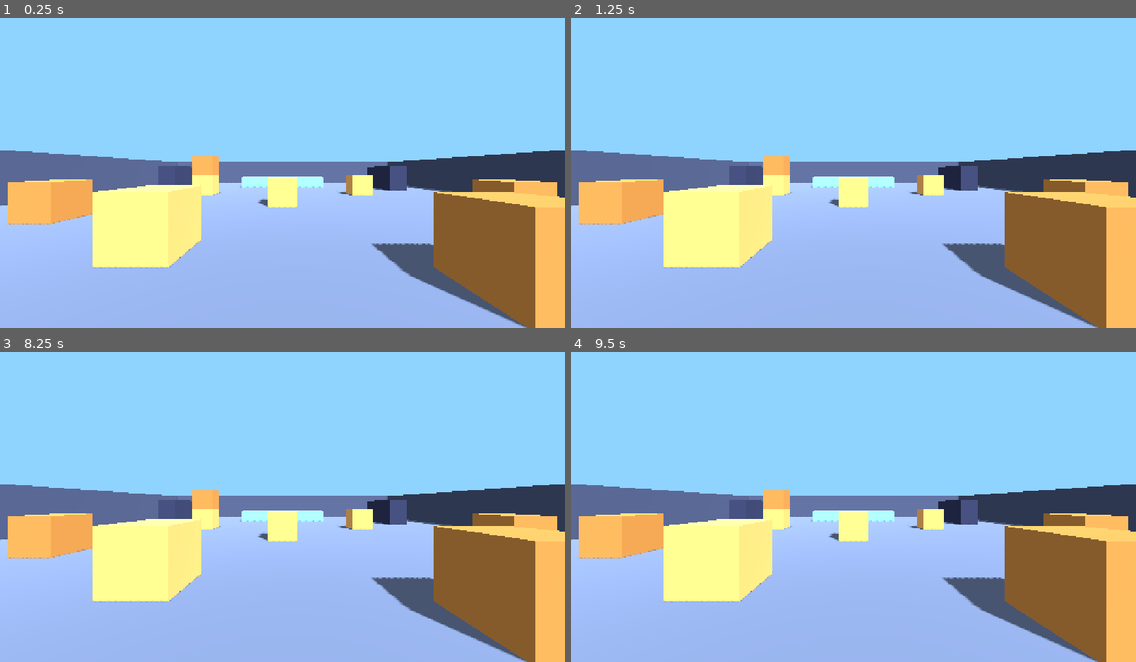
Above: before the commit, frames 1-4 (two rows, left to right).
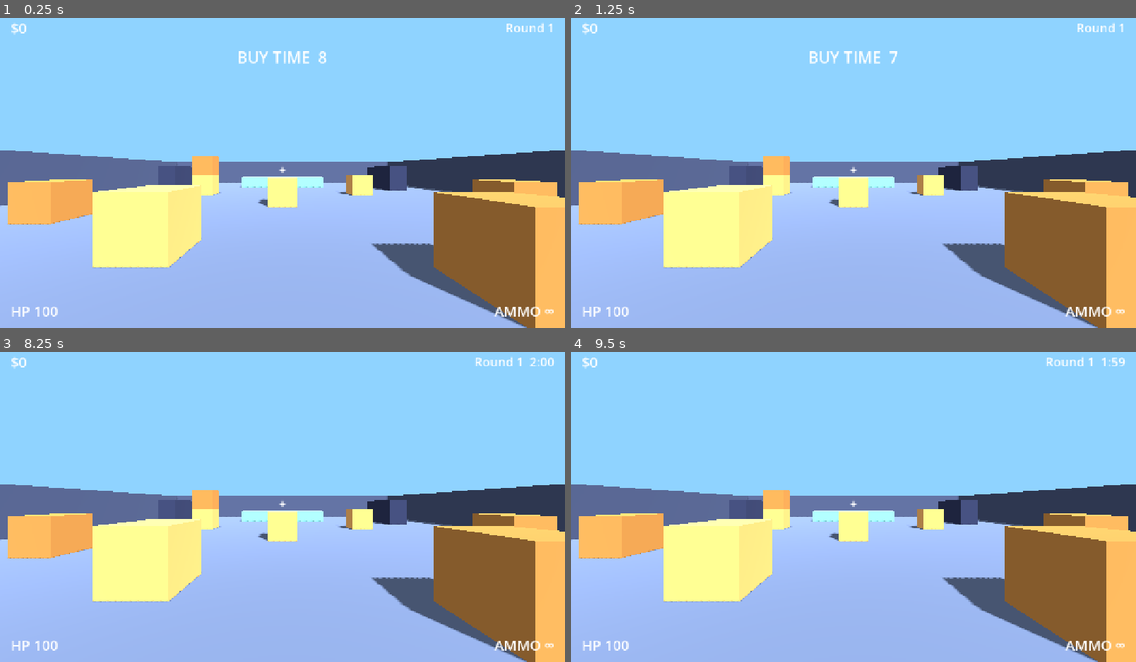
Above: after the commit, the same moments.

Repository: yeahlolnice/PixleShooterIdle
Game: Godot game, scene res://scenes/main.tscn
Two runs of this game, one before a commit and one after it. Both use one fixed random seed, a clock stepped at 60 frames per second and the inputs below.
Inputs (mouse positions are in pixels of both pictures, inside the frame that each line leads up to):
- Up to frame 1 (0.25 s): no input
- Up to frame 2 (1.25 s): tap Enter at 0.5 s; move the mouse to (977, 154) at 0.52 s; tap T (chat) at 0.6 s; click (977, 154) at 0.67 s; tap Space (jump) at 0.77 s
- Up to frame 3 (8.25 s): tap Space (jump) at 1.25, 2.75, 3.77, 4.25, 6.77 s; drag from (169, 519) to (254, 565) at 1.27 s; tap Enter at 2, 3.5 s; move the mouse to (339, 432) at 2.02 s; tap Alt at 2.1, 5.1, 8.1 s; click (339, 432) at 2.17 s; drag from (254, 565) to (113, 457) at 2.77 s; move the mouse to (452, 550) at 3.52 s; tap T (chat) at 3.6, 6.6 s; click (452, 550) at 3.67 s; drag from (113, 457) to (197, 423) at 4.27 s; move the mouse to (310, 503) at 5.02 s; click (310, 503) at 5.17 s; drag from (197, 423) to (169, 519) at 5.77 s; move the mouse to (406, 488) at 6.52 s; click (406, 488) at 6.67 s; drag from (169, 519) to (254, 565) at 7.27 s; move the mouse to (339, 432) at 8.02 s; click (339, 432) at 8.17 s
- Up to frame 4 (9.5 s): drag from (825, 565) to (684, 457) at 8.77 s

The runs differ from the first frame. In frame 1, 0.7% of the frame differs, in the area x 2-98%, y 1-97%; in frame 2, 0.7%; in frame 3, 0.5%; in frame 4, 0.5%.

Commit message:
Add round loop, MatchTracker, kill cash and HUD
Co-Authored-By: Claude Sonnet 5.5 <noreply@anthropic.com>

Diff:
--- a/autoload/event_bus.gd
+++ b/autoload/event_bus.gd
@@ -36,6 +36,9 @@
 ## Round state machine moved. state is one of ROUND_*.
 ## info: {round: int, duration: float (seconds, 0 if open-ended)}
 signal round_state_changed(state: StringName, info: Dictionary)
+## A round ended. summary: MatchTracker.end_round() dictionary
+## {round, kills, headshots, best_streak, cash, duration_s, deaths}.
+signal round_summary(summary: Dictionary)
 
 # --- Economy / progression ----------------------------------------------------
 ## GameState cash changed. delta is negative for spending.
--- /dev/null
+++ b/core/match_tracker.gd
@@ -0,0 +1,103 @@
+class_name MatchTracker
+extends Node
+## Records per-round stats (kills, headshots, streak, time, cash) and applies the
+## kill/death rules to GameState. Cash maths comes from Economy with values from
+## data/economy.json; nothing is tuned here.
+##
+## Wire-up: add as a node; it listens to EventBus.bot_killed / player_died itself.
+## Tests call record_kill / record_death directly.
+
+## Arena whose cash_mult applies; set by Main / RoundController.
+var arena_id := ""
+var streak := 0
+var round_number := 0
+var kills := 0
+var headshots := 0
+var best_streak := 0
+var cash_earned := 0.0
+var deaths := 0
+var time_s := 0.0
+var _running := false
+
+
+func _ready() -> void:
+	EventBus.bot_killed.connect(_on_bot_killed)
+	EventBus.player_died.connect(_on_player_died)
+
+
+func start_round(number: int) -> void:
+	round_number = number
+	kills = 0
+	headshots = 0
+	best_streak = streak  # streak survives rounds; only death resets it
+	cash_earned = 0.0
+	deaths = 0
+	time_s = 0.0
+	_running = true
+
+
+func tick(delta: float) -> void:
+	if _running:
+		time_s += delta
+
+
+## Stops the clock and returns the summary for the HUD.
+func end_round() -> Dictionary:
+	_running = false
+	return summary()
+
+
+func summary() -> Dictionary:
+	return {
+		"round": round_number,
+		"kills": kills,
+		"headshots": headshots,
+		"best_streak": best_streak,
+		"cash": cash_earned,
+		"duration_s": time_s,
+		"deaths": deaths,
+	}
+
+
+## Cash for a kill at the current streak (streak = kills before this one).
+func kill_value(headshot: bool, bot_type := "") -> float:
+	var rules: Dictionary = DataRegistry.economy()["kill_reward"]
+	var mults := rules.duplicate()
+	var arena := DataRegistry.arena(arena_id) if arena_id != "" else {}
+	mults["global_mult"] = float(arena.get("cash_mult", 1.0))
+	var base := float(rules["base_cash"])
+	if bot_type != "":
+		base *= float(DataRegistry.bot(bot_type).get("cash_mult", 1.0))
+	return Economy.cash_per_kill(base, headshot, streak, mults)
+
+
+## Credits cash and kill counters, then extends the streak. Returns cash paid.
+func record_kill(headshot: bool, bot_type := "") -> float:
+	var cash := kill_value(headshot, bot_type)
+	GameState.add_cash(cash)
+	GameState.add_kill()
+	streak += 1
+	kills += 1
+	best_streak = maxi(best_streak, streak)
+	if headshot:
+		headshots += 1
+	cash_earned += cash
+	return cash
+
+
+## Death penalty: streak and gun only. Cash and kill totals are untouched.
+func record_death() -> void:
+	streak = 0
+	deaths += 1
+	GameState.clear_loadout()
+	var starter := DataRegistry.starter_gun_id()
+	GameState.equipped_gun_id = starter
+	EventBus.gun_equipped.emit(starter)
+
+
+func _on_bot_killed(_bot: Node, info: Dictionary) -> void:
+	record_kill(bool(info.get("headshot", false)), String(info.get("bot_type", "")))
+
+
+func _on_player_died(_info: Dictionary) -> void:
+	record_death()
--- /dev/null
+++ b/core/round_controller.gd
@@ -0,0 +1,120 @@
+class_name RoundController
+extends Node
+## Round state machine: freeze -> live -> summary -> freeze. Durations come from
+## economy.json "round". Time is injected through advance(delta) so tests can
+## drive it; _process forwards the real frame delta.
+##
+## Bots are not owned here: the controller asks for waves via
+## spawn_wave_requested and the composition root (Main) spawns them.
+
+signal spawn_wave_requested(count: int, bot_types: Array)
+signal clear_bots_requested()
+## Player should be placed at a spawn point and re-enabled.
+signal respawn_requested()
+
+var tracker: MatchTracker
+var arena_id := ""
+var state: StringName = &""
+var round_number := 0
+var time_left := 0.0
+var bots_alive := 0
+var wave_size := 0
+var wave_types: Array = []
+var _respawn_in := -1.0
+var running := false
+
+
+func _ready() -> void:
+	EventBus.bot_killed.connect(_on_bot_killed)
+	EventBus.player_died.connect(_on_player_died)
+
+
+func start(arena: String = "") -> void:
+	arena_id = arena if arena != "" else DataRegistry.first_arena_id()
+	var def := DataRegistry.arena(arena_id)
+	wave_size = int(def.get("bots_per_wave", 0)) + GameState.server_slots
+	wave_types = def.get("bot_types", [])
+	if tracker:
+		tracker.arena_id = arena_id
+	round_number = 0
+	running = true
+	_enter(EventBus.ROUND_FREEZE)
+
+
+func _process(delta: float) -> void:
+	if running:
+		advance(delta)
+
+
+func advance(delta: float) -> void:
+	if not running:
+		return
+	if _respawn_in >= 0.0:
+		_respawn_in -= delta
+		if _respawn_in < 0.0:
+			respawn_requested.emit()
+	if tracker:
+		tracker.tick(delta if state == EventBus.ROUND_LIVE else 0.0)
+	time_left -= delta
+	if time_left > 0.0:
+		return
+	match state:
+		EventBus.ROUND_FREEZE:
+			_enter(EventBus.ROUND_LIVE)
+		EventBus.ROUND_LIVE:
+			_enter(EventBus.ROUND_SUMMARY)
+		EventBus.ROUND_SUMMARY:
+			_enter(EventBus.ROUND_FREEZE)
+
+
+func is_freeze() -> bool:
+	return state == EventBus.ROUND_FREEZE
+
+
+func is_live() -> bool:
+	return state == EventBus.ROUND_LIVE
+
+
+func _duration_for(s: StringName) -> float:
+	var r: Dictionary = DataRegistry.economy()["round"]
+	match s:
+		EventBus.ROUND_FREEZE: return float(r["freeze_time_s"])
+		EventBus.ROUND_LIVE: return float(r["live_time_s"])
+	return float(r["summary_time_s"])
+
+
+func _enter(s: StringName) -> void:
+	state = s
+	time_left = _duration_for(s)
+	match s:
+		EventBus.ROUND_FREEZE:
+			round_number += 1
+			bots_alive = 0
+			clear_bots_requested.emit()
+			if tracker:
+				tracker.start_round(round_number)
+		EventBus.ROUND_LIVE:
+			_spawn_wave()
+		EventBus.ROUND_SUMMARY:
+			clear_bots_requested.emit()
+			bots_alive = 0
+			if tracker:
+				EventBus.round_summary.emit(tracker.end_round())
+	EventBus.round_state_changed.emit(s, {"round": round_number, "duration": time_left})
+
+
+func _spawn_wave() -> void:
+	bots_alive = wave_size
+	spawn_wave_requested.emit(wave_size, wave_types)
+
+
+func _on_bot_killed(_bot: Node, _info: Dictionary) -> void:
+	if state != EventBus.ROUND_LIVE:
+		return
+	bots_alive = maxi(bots_alive - 1, 0)
+	if bots_alive == 0:
+		_spawn_wave()
+
+
+func _on_player_died(_info: Dictionary) -> void:
+	_respawn_in = float(DataRegistry.player().get("respawn_delay_s", 0.0))
--- a/scenes/main.gd
+++ b/scenes/main.gd
@@ -9,6 +9,10 @@
 @onready var arena: Node3D = $Arena
 @onready var player: CharacterBody3D = $Player
 @onready var world_env: WorldEnvironment = $WorldEnvironment
+@onready var ui_layer: CanvasLayer = $UI
+
+var tracker: MatchTracker
+var rounds: RoundController
 
 
 func _ready() -> void:
@@ -22,3 +26,20 @@
 		player.global_position = arena.player_spawns[0]
 	print("[Main] arena '%s' built: %d blocks, %d bot spawns" % [id, arena.block_count(), arena.bot_spawns.size()])
 	EventBus.player_spawned.emit(player)
+
+	tracker = MatchTracker.new()
+	tracker.name = "MatchTracker"
+	add_child(tracker)
+	rounds = RoundController.new()
+	rounds.name = "RoundController"
+	rounds.tracker = tracker
+	add_child(rounds)
+	rounds.respawn_requested.connect(_respawn_player)
+	ui_layer.add_child(load("res://ui/hud/hud.tscn").instantiate())
+	rounds.start(id)
+
+
+func _respawn_player() -> void:
+	if not arena.player_spawns.is_empty():
+		player.global_position = arena.player_spawns[randi() % arena.player_spawns.size()]
+	EventBus.player_spawned.emit(player)
--- /dev/null
+++ b/tests/unit/test_match_tracker.gd
@@ -0,0 +1,76 @@
+extends GutTest
+## MatchTracker: kill cash from Economy/data, streaks, death penalty.
+
+var _saved: Dictionary
+var t: MatchTracker
+
+
+func before_each() -> void:
+	_saved = GameState.to_dict()
+	GameState.new_game()
+	t = MatchTracker.new()
+	add_child_autofree(t)
+	t.start_round(1)
+
+
+func after_each() -> void:
+	GameState.from_dict(_saved)
+
+
+func _rules() -> Dictionary:
+	return DataRegistry.economy()["kill_reward"]
+
+
+func test_kill_credits_economy_cash() -> void:
+	var r := _rules()
+	var cash := t.record_kill(false)
+	assert_eq(cash, Economy.cash_per_kill(r["base_cash"], false, 0, r))
+	assert_eq(GameState.cash, cash)
+	assert_eq(GameState.kills, 1)
+
+
+func test_headshot_and_streak_bonus() -> void:
+	var r := _rules()
+	t.record_kill(false)
+	var before := GameState.cash
+	var paid := t.record_kill(true)
+	assert_eq(paid, Economy.cash_per_kill(r["base_cash"], true, 1, r))
+	assert_gt(paid, float(r["base_cash"]))
+	assert_eq(GameState.cash, before + paid)
+
+
+func test_scripted_sequence_and_death() -> void:
+	t.record_kill(false)
+	t.record_kill(true)
+	t.record_kill(false)
+	var cash := GameState.cash
+	GameState.add_owned_gun("pistol_twin_zapper")
+	GameState.equipped_gun_id = "pistol_twin_zapper"
+	t.record_death()
+	assert_eq(t.streak, 0)
+	assert_eq(GameState.cash, cash, "death keeps cash")
+	assert_eq(GameState.kills, 3, "death keeps kill totals")
+	assert_eq(GameState.equipped_gun_id, DataRegistry.starter_gun_id())
+	assert_false(GameState.owns_gun("pistol_twin_zapper"))
+	t.record_kill(false)
+	var s := t.end_round()
+	assert_eq(s["kills"], 4)
+	assert_eq(s["headshots"], 1)
+	assert_eq(s["best_streak"], 3)
+	assert_eq(s["deaths"], 1)
+	assert_almost_eq(float(s["cash"]), GameState.cash, 0.001)
+
+
+func test_bus_events_drive_tracker() -> void:
+	EventBus.bot_killed.emit(null, {"headshot": true, "bot_type": "grunt"})
+	assert_eq(t.kills, 1)
+	assert_eq(t.headshots, 1)
+	EventBus.player_died.emit({})
+	assert_eq(t.streak, 0)
+
+
+func test_time_only_counts_when_ticked() -> void:
+	t.tick(2.5)
+	assert_eq(t.end_round()["duration_s"], 2.5)
+	t.tick(1.0)
+	assert_eq(t.time_s, 2.5)
--- /dev/null
+++ b/tests/unit/test_round_controller.gd
@@ -0,0 +1,56 @@
+extends GutTest
+## RoundController transitions with injected time.
+
+var rc: RoundController
+var tracker: MatchTracker
+var _round: Dictionary
+
+
+func before_each() -> void:
+	GameState.new_game()
+	tracker = MatchTracker.new()
+	add_child_autofree(tracker)
+	rc = RoundController.new()
+	rc.tracker = tracker
+	add_child_autofree(rc)
+	rc.set_process(false)
+	_round = DataRegistry.economy()["round"]
+
+
+func test_cycle_uses_data_durations() -> void:
+	watch_signals(EventBus)
+	rc.start()
+	assert_eq(rc.state, EventBus.ROUND_FREEZE)
+	assert_eq(rc.time_left, float(_round["freeze_time_s"]))
+	rc.advance(float(_round["freeze_time_s"]) - 0.1)
+	assert_eq(rc.state, EventBus.ROUND_FREEZE)
+	rc.advance(0.2)
+	assert_eq(rc.state, EventBus.ROUND_LIVE)
+	assert_eq(rc.time_left, float(_round["live_time_s"]))
+	rc.advance(float(_round["live_time_s"]) + 0.1)
+	assert_eq(rc.state, EventBus.ROUND_SUMMARY)
+	assert_signal_emitted(EventBus, "round_summary")
+	rc.advance(float(_round["summary_time_s"]) + 0.1)
+	assert_eq(rc.state, EventBus.ROUND_FREEZE)
+	assert_eq(rc.round_number, 2)
+	assert_signal_emit_count(EventBus, "round_state_changed", 4)
+
+
+func test_wave_spawns_on_live_and_respawns_when_cleared() -> void:
+	watch_signals(rc)
+	rc.start()
+	rc.advance(float(_round["freeze_time_s"]) + 0.1)
+	assert_signal_emit_count(rc, "spawn_wave_requested", 1)
+	var n := rc.bots_alive
+	assert_gt(n, 0)
+	for i in range(n):
+		EventBus.bot_killed.emit(null, {})
+	assert_signal_emit_count(rc, "spawn_wave_requested", 2)
+
+
+func test_death_requests_respawn_after_delay() -> void:
+	watch_signals(rc)
+	rc.start()
+	EventBus.player_died.emit({})
+	rc.advance(float(DataRegistry.player()["respawn_delay_s"]) + 0.1)
+	assert_signal_emitted(rc, "respawn_requested")
--- /dev/null
+++ b/ui/hud/hud.gd
@@ -0,0 +1,102 @@
+extends Control
+## HUD. Reads only EventBus signals and GameState (initial values).
+
+const CASH_TICK_SPEED := 4.0  ## shown value closes 1 - e^-speed*dt of the gap per frame
+
+var _cash_shown := 0.0
+var _cash_target := 0.0
+var _state: StringName = &""
+var _time_left := 0.0
+var _round := 0
+var _max_health := 1.0
+
+@onready var health_label: Label = $Margin/Bottom/Health
+@onready var ammo_label: Label = $Margin/Bottom/Ammo
+@onready var cash_label: Label = $Margin/Top/Cash
+@onready var timer_label: Label = $Margin/Top/Timer
+@onready var freeze_label: Label = $FreezeLabel
+@onready var summary_panel: PanelContainer = $SummaryPanel
+@onready var summary_label: Label = $SummaryPanel/SummaryText
+
+
+func _ready() -> void:
+	_max_health = float(DataRegistry.player().get("max_health", 100))
+	_cash_target = GameState.cash
+	_cash_shown = _cash_target
+	set_health(_max_health)
+	set_ammo(0, 0)
+	summary_panel.hide()
+	freeze_label.hide()
+	_refresh_cash()
+	EventBus.cash_changed.connect(_on_cash_changed)
+	EventBus.ammo_changed.connect(set_ammo)
+	EventBus.player_damaged.connect(_on_player_damaged)
+	EventBus.player_spawned.connect(_on_player_spawned)
+	EventBus.round_state_changed.connect(_on_round_state)
+	EventBus.round_summary.connect(_on_round_summary)
+	EventBus.game_state_loaded.connect(_on_loaded)
+
+
+func _process(delta: float) -> void:
+	if not is_equal_approx(_cash_shown, _cash_target):
+		_cash_shown = lerpf(_cash_shown, _cash_target, 1.0 - exp(-CASH_TICK_SPEED * delta))
+		if absf(_cash_target - _cash_shown) < 0.5:
+			_cash_shown = _cash_target
+		_refresh_cash()
+	if _time_left > 0.0:
+		_time_left = maxf(_time_left - delta, 0.0)
+		_refresh_timer()
+
+
+func set_health(value: float) -> void:
+	health_label.text = "HP %d" % ceili(maxf(value, 0.0))
+
+
+func set_ammo(in_mag: int, mag_size: int) -> void:
+	ammo_label.text = "AMMO %d/%d" % [in_mag, mag_size] if mag_size > 0 else "AMMO ∞"
+
+
+func _refresh_cash() -> void:
+	cash_label.text = "$%d" % roundi(_cash_shown)
+
+
+func _refresh_timer() -> void:
+	var secs := ceili(_time_left)
+	if _state == EventBus.ROUND_FREEZE:
+		freeze_label.text = "BUY TIME  %d" % secs
+		timer_label.text = "Round %d" % _round
+	else:
+		timer_label.text = "Round %d  %d:%02d" % [_round, secs / 60, secs % 60]
+
+
+func _on_cash_changed(total: float, _delta: float) -> void:
+	_cash_target = total
+
+
+func _on_loaded() -> void:
+	_cash_target = GameState.cash
+	_cash_shown = _cash_target
+	_refresh_cash()
+
+
+func _on_player_damaged(_amount: float, health_left: float, _source: Node) -> void:
+	set_health(health_left)
+
+
+func _on_player_spawned(_player: Node) -> void:
+	set_health(_max_health)
+
+
+func _on_round_state(state: StringName, info: Dictionary) -> void:
+	_state = state
+	_round = int(info.get("round", 0))
+	_time_left = float(info.get("duration", 0.0))
+	freeze_label.visible = state == EventBus.ROUND_FREEZE
+	summary_panel.visible = state == EventBus.ROUND_SUMMARY
+	_refresh_timer()
+
+
+func _on_round_summary(s: Dictionary) -> void:
+	summary_label.text = "ROUND %d COMPLETE\nKills: %d\nHeadshots: %d\nBest streak: %d\nCash earned: $%d\nDeaths: %d" % [
+		s.get("round", 0), s.get("kills", 0), s.get("headshots", 0),
+		s.get("best_streak", 0), roundi(float(s.get("cash", 0.0))), s.get("deaths", 0)]
--- /dev/null
+++ b/ui/hud/hud.tscn
@@ -0,0 +1,110 @@
+[gd_scene load_steps=2 format=3]
+
+[ext_resource type="Script" path="res://ui/hud/hud.gd" id="1_hud"]
+
+[node name="HUD" type="Control"]
+layout_mode = 3
+anchors_preset = 15
+anchor_right = 1.0
+anchor_bottom = 1.0
+mouse_filter = 2
+script = ExtResource("1_hud")
+
+[node name="Margin" type="MarginContainer" parent="."]
+layout_mode = 1
+anchors_preset = 15
+anchor_right = 1.0
+anchor_bottom = 1.0
+mouse_filter = 2
+theme_override_constants/margin_left = 24
+theme_override_constants/margin_top = 16
+theme_override_constants/margin_right = 24
+theme_override_constants/margin_bottom = 16
+
+[node name="Top" type="HBoxContainer" parent="Margin"]
+layout_mode = 2
+size_flags_vertical = 0
+mouse_filter = 2
+
+[node name="Cash" type="Label" parent="Margin/Top"]
+layout_mode = 2
+size_flags_horizontal = 3
+theme_override_font_sizes/font_size = 32
+text = "$0"
+
+[node name="Timer" type="Label" parent="Margin/Top"]
+layout_mode = 2
+theme_override_font_sizes/font_size = 28
+text = "Round 1"
+horizontal_alignment = 2
+
+[node name="Bottom" type="HBoxContainer" parent="Margin"]
+layout_mode = 2
+size_flags_vertical = 8
+mouse_filter = 2
+
+[node name="Health" type="Label" parent="Margin/Bottom"]
+layout_mode = 2
+size_flags_horizontal = 3
+theme_override_font_sizes/font_size = 32
+text = "HP 100"
+
+[node name="Ammo" type="Label" parent="Margin/Bottom"]
+layout_mode = 2
+theme_override_font_sizes/font_size = 32
+text = "AMMO 0/0"
+horizontal_alignment = 2
+
+[node name="Crosshair" type="Label" parent="."]
+layout_mode = 1
+anchors_preset = 8
+anchor_left = 0.5
+anchor_top = 0.5
+anchor_right = 0.5
+anchor_bottom = 0.5
+offset_left = -10.0
+offset_top = -16.0
+offset_right = 10.0
+offset_bottom = 16.0
+grow_horizontal = 2
+grow_vertical = 2
+mouse_filter = 2
+theme_override_font_sizes/font_size = 28
+text = "+"
+horizontal_alignment = 1
+
+[node name="FreezeLabel" type="Label" parent="."]
+layout_mode = 1
+anchors_preset = 5
+anchor_left = 0.5
+anchor_right = 0.5
+offset_left = -200.0
+offset_top = 80.0
+offset_right = 200.0
+offset_bottom = 130.0
+grow_horizontal = 2
+mouse_filter = 2
+theme_override_font_sizes/font_size = 36
+text = "BUY TIME"
+horizontal_alignment = 1
+
+[node name="SummaryPanel" type="PanelContainer" parent="."]
+layout_mode = 1
+anchors_preset = 8
+anchor_left = 0.5
+anchor_top = 0.5
+anchor_right = 0.5
+anchor_bottom = 0.5
+offset_left = -180.0
+offset_top = -120.0
+offset_right = 180.0
+offset_bottom = 120.0
+grow_horizontal = 2
+grow_vertical = 2
+mouse_filter = 2
+
+[node name="SummaryText" type="Label" parent="SummaryPanel"]
+layout_mode = 2
+theme_override_font_sizes/font_size = 24
+horizontal_alignment = 1
+vertical_alignment = 1
Not shown, added: core/match_tracker.gd.uid
Not shown, added: core/round_controller.gd.uid
Not shown, added: tests/unit/test_match_tracker.gd.uid
Not shown, added: tests/unit/test_round_controller.gd.uid
Not shown, added: ui/hud/hud.gd.uid
